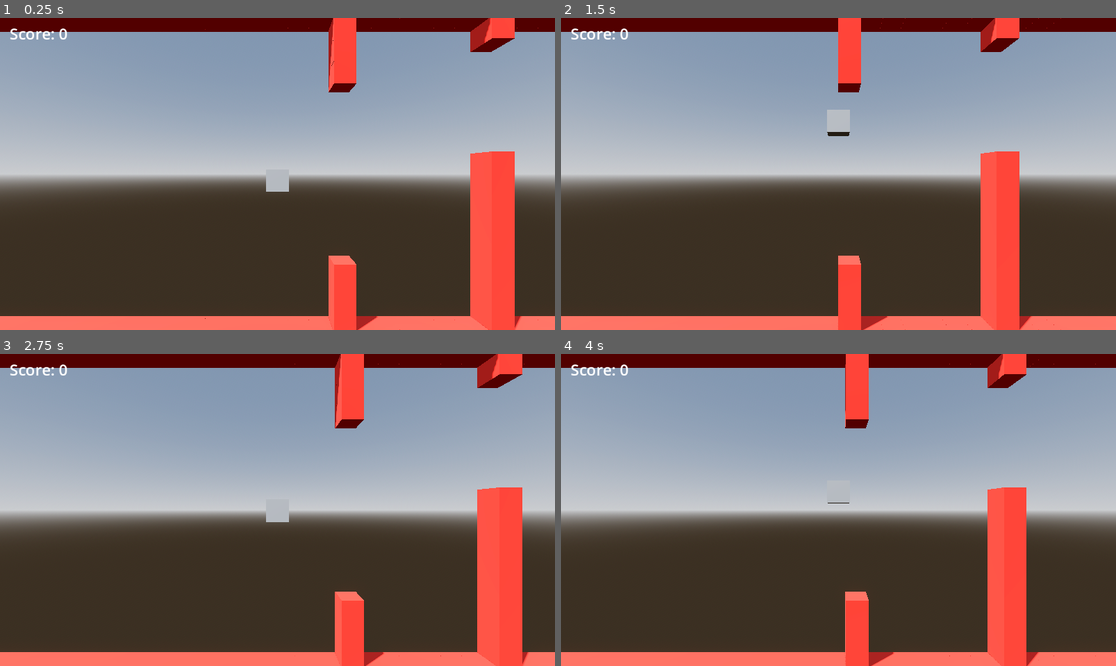
Above: before the commit, frames 1-4 (two rows, left to right).
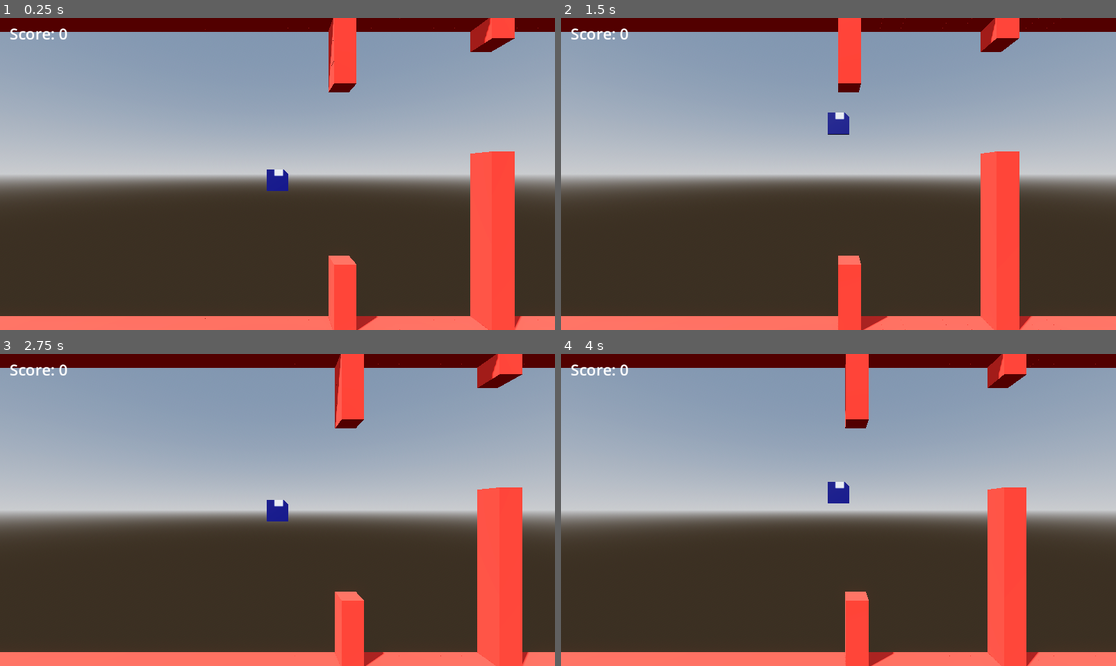
Above: after the commit, the same moments.

Repository: Trouperton/Floppy-Disk-Godot
Game: Godot game, scene res://scenes/Test_Level.tscn
Same seed, same stepped clock (60 frames per second), same inputs: the game is played once before the commit and once after it. The project has no main scene, so this scene is started directly.
Inputs:
- Up to frame 1 (0.25 s): no input
- Up to frame 2 (1.5 s): hold W (dash_up) from 0.53 s (still down); tap Space (jump) at 0.77 s
- Up to frame 3 (2.75 s): tap Space (jump) at 1.52 s; release W (dash_up) at 2.03 s; hold S (dash_down) from 2.03 s (still down)
- Up to frame 4 (4 s): keep holding S (dash_down); tap Space (jump) at 3.02, 3.77 s

The runs differ from the first frame. In frame 1, 0.3% of the frame differs, in the area x 47-53%, y 48-56%; in frame 2, 0.3%, in the area x 47-53%, y 29-38%; in frame 3, 0.3%; in frame 4, 0.3%.

Commit message:
Add floppy disk asset and use in PlayerFloppy
Add Floppy Disk 3D model (GLB) and texture (PNG) along with their .import metadata. Update scenes/PlayerFloppy.tscn to instance the imported PackedScene (Floppy Disk) in place of the placeholder BoxMesh, preserving the character script and collision shape.

Diff:
--- a/scenes/PlayerFloppy.tscn
+++ b/scenes/PlayerFloppy.tscn
@@ -1,16 +1,14 @@
 [gd_scene format=3 uid="uid://ba0vxdpdxmw6q"]
 
 [ext_resource type="Script" uid="uid://bjvja0cw66hro" path="res://code/scripts/CharacterController.gd" id="1_io1uj"]
-
-[sub_resource type="BoxMesh" id="BoxMesh_wfdhh"]
+[ext_resource type="PackedScene" uid="uid://cq0q38g6iucc1" path="res://art/Floppy Disk.glb" id="2_et5am"]
 
 [sub_resource type="SphereShape3D" id="SphereShape3D_2v7ry"]
 
 [node name="PlayerFloppy" type="CharacterBody3D" unique_id=188171447 groups=["player"]]
 script = ExtResource("1_io1uj")
 
-[node name="MeshInstance3D" type="MeshInstance3D" parent="." unique_id=1338743518]
-mesh = SubResource("BoxMesh_wfdhh")
+[node name="Floppy Disk2" parent="." unique_id=973155249 instance=ExtResource("2_et5am")]
 
 [node name="CollisionShape3D" type="CollisionShape3D" parent="." unique_id=1739364924]
 shape = SubResource("SphereShape3D_2v7ry")
Binary file added: art/Floppy Disk.glb
Not shown, added: art/Floppy Disk.glb.import
Binary file added: art/Floppy Disk_T_FloppyDisk.png
Not shown, added: art/Floppy Disk_T_FloppyDisk.png.import
